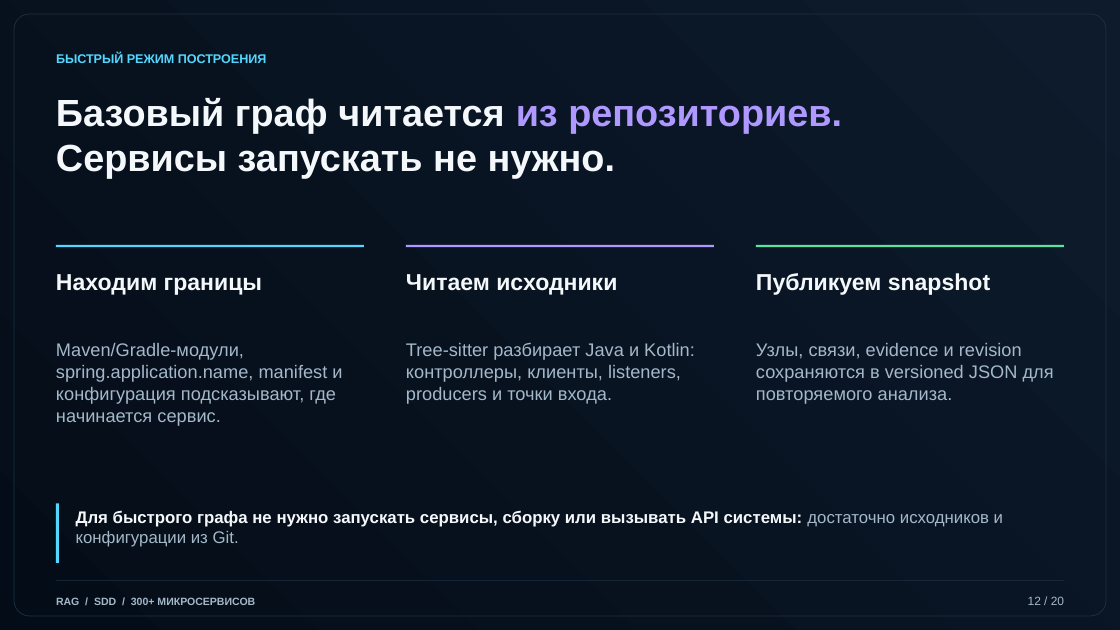
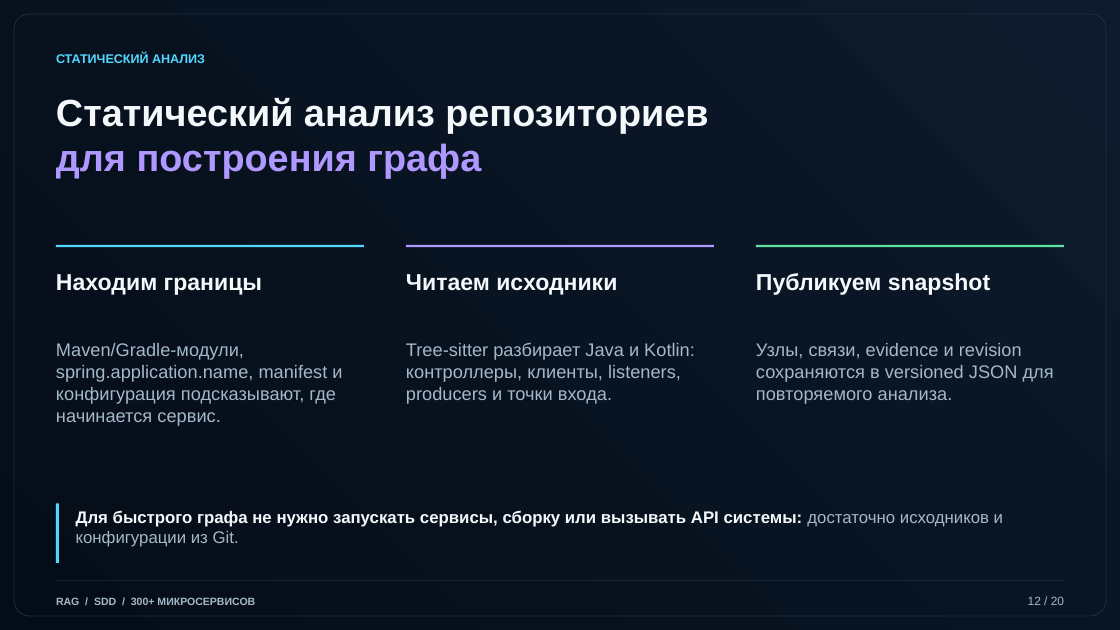
Before and after one commit to arptra/kb-rag-mcp, a slide deck: slide 12 of docs/corporate-rag-presentation.pptx. Drawn at 1120x630 pixels with LibreOffice and Linux fonts; fonts in the diff are those of the drawing. Boxes give left, top, right and bottom in pixels: in the first picture for what was removed or moved away, otherwise in the second. Text is boxed around its words. In the diff, an @@ line names an element or a change of style, - is before the commit and + after.

```diff
--- a/docs/corporate-rag-presentation.pptx
+++ b/docs/corporate-rag-presentation.pptx
@@ text at <box>56,53,205,63</box>: text changed @@
-БЫСТРЫЙ РЕЖИМ ПОСТРОЕНИЯ
+СТАТИЧЕСКИЙ АНАЛИЗ
@@ text at <box>56,98,708,178</box>: text changed @@
-Базовый граф читается из репозиториев.
-Сервисы запускать не нужно.
+Статический анализ репозиториев
+для построения графа
```
Also in this commit, not shown: 19 other slides changed.
